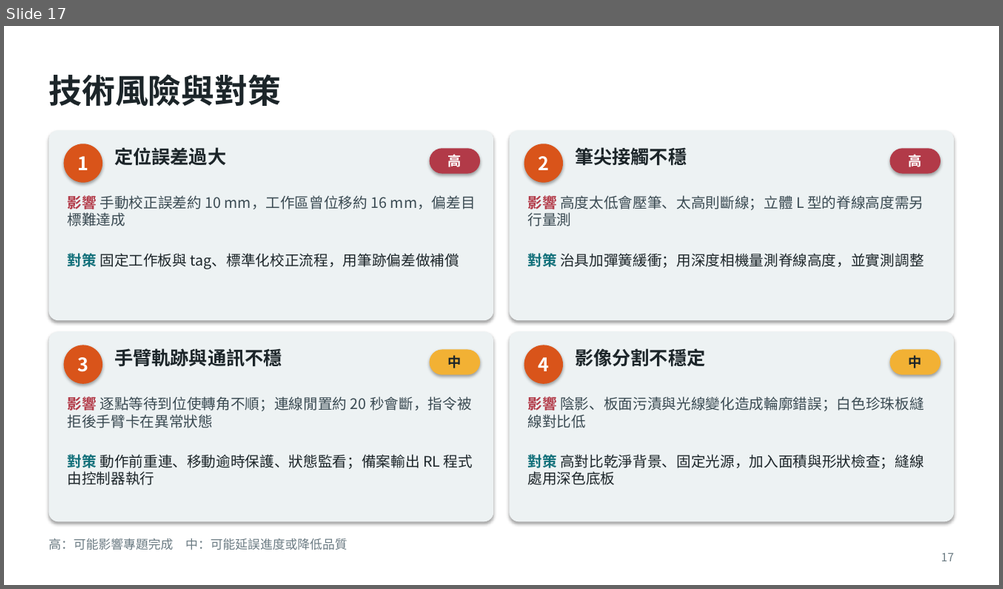
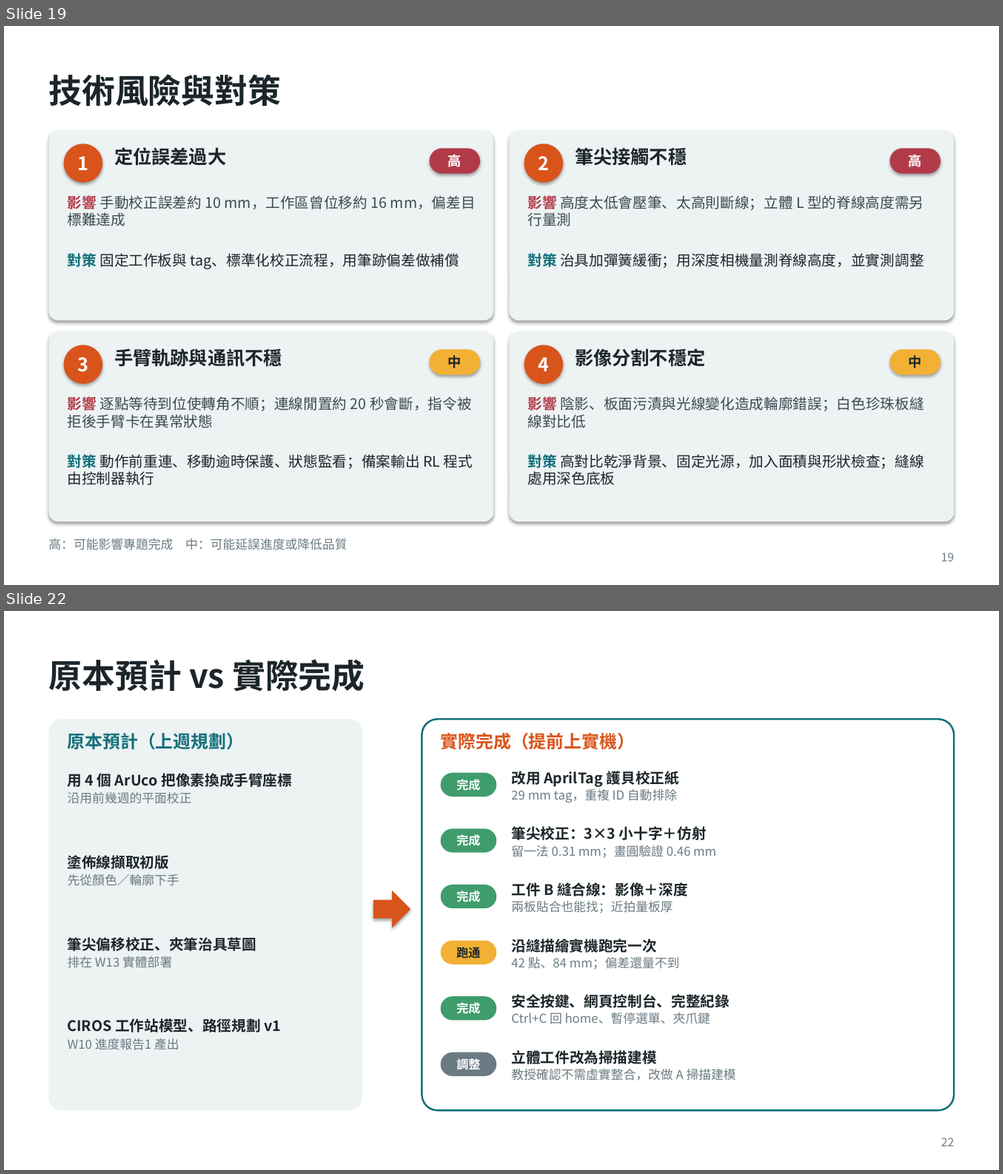
Before and after one commit to Rayyang800/PBL-path-planning, a slide deck: PBL專題規劃報告_三種工件版.pptx. Shown one above the other, each under a label of ours: slide 17 before the commit, slides 19 and 22 after it; the slides between them are not shown. The pictures are 1003x589 and 1003x1174 pixels, drawn with LibreOffice and Linux fonts; fonts in the diff are those of the drawing. Boxes give left, top, right and bottom in pixels: in the first picture for what was removed or moved away, otherwise in the second. Text is boxed around its words. In the diff, an @@ line names an element or a change of style, - is before the commit and + after.

```diff
--- a/PBL專題規劃報告_三種工件版.pptx
+++ b/PBL專題規劃報告_三種工件版.pptx
@@ slide 22 added at [4,611,999,1170], background #FFFFFF; not listed: 1 template element that a slide beside it also shows @@
@@ title added at [48,659,364,692], 32 pt, text #1C2529, bold @@
+原本預計 vs 實際完成
@@ rounded rectangle added at [48,719,362,1111], fill #EDF2F3 @@
@@ rounded rectangle added at [422,719,954,1111], fill #FFFFFF, outline #12707A 1.75 pt @@
@@ text added at [68,732,244,750], 17 pt, text #12707A, bold @@
+原本預計（上週規劃）
@@ text added at [441,732,634,750], 17 pt, text #D9541A, bold @@
+實際完成（提前上實機）
@@ text added at [68,771,292,804], 14 pt, text #1C2529, bold @@
+用 4 個 ArUco 把像素換成手臂座標
+沿用前幾週的平面校正
@@ rounded rectangle added at [441,773,496,797], fill #3F9C6B, 11.5 pt, text #FFFFFF, bold @@
+完成
@@ text added at [511,771,679,803], 12 pt, text #6B7B83 @@
+改用 AprilTag 護貝校正紙
+29 mm tag，重複 ID 自動排除
@@ rounded rectangle added at [441,829,496,853], fill #3F9C6B, 11.5 pt, text #FFFFFF, bold @@
+完成
@@ text added at [511,826,716,858], 12 pt, text #6B7B83 @@
+筆尖校正：3×3 小十字＋仿射
+留一法 0.31 mm；畫圓驗證 0.46 mm
@@ text added at [68,855,179,886], 12 pt, text #6B7B83 @@
+塗佈線擷取初版
+先從顏色／輪廓下手
@@ right arrow added at [373,891,410,928], fill #D9541A @@
@@ rounded rectangle added at [441,885,496,908], fill #3F9C6B, 11.5 pt, text #FFFFFF, bold @@
+完成
@@ text added at [511,883,688,914], 12 pt, text #6B7B83 @@
+工件 B 縫合線：影像＋深度
+兩板貼合也能找；近拍量板厚
@@ text added at [68,937,256,968], 14 pt, text #1C2529, bold @@
+筆尖偏移校正、夾筆治具草圖
+排在 W13 實體部署
@@ rounded rectangle added at [441,941,496,965], fill #F2B134, 11.5 pt, text #1C2529, bold @@
+跑通
@@ text added at [511,939,680,970], 12 pt, text #6B7B83 @@
+沿縫描繪實機跑完一次
+42 點、84 mm；偏差還量不到
@@ rounded rectangle added at [441,997,496,1021], fill #3F9C6B, 11.5 pt, text #FFFFFF, bold @@
+完成
@@ text added at [511,994,729,1025], 12 pt, text #6B7B83 @@
+安全按鍵、網頁控制台、完整紀錄
+Ctrl+C 回 home、暫停選單、夾爪鍵
@@ text added at [68,1019,281,1051], 14 pt, text #1C2529, bold @@
+CIROS 工作站模型、路徑規劃 v1
+W10 進度報告1 產出
@@ rounded rectangle added at [441,1053,496,1076], fill #6B7B83, 11.5 pt, text #FFFFFF, bold @@
+調整
@@ text added at [511,1051,736,1081], 12 pt, text #6B7B83 @@
+立體工件改為掃描建模
+教授確認不需虛實整合，改做 A 掃描建模
@@ what was slide 17 is now slide 19 @@
@@ page number at [941,553,953,562]: text changed @@
-17
+19
```
Also in this commit, not shown: 14 slides changed, 9 other slides added, 1 slide removed, 16 other files.
